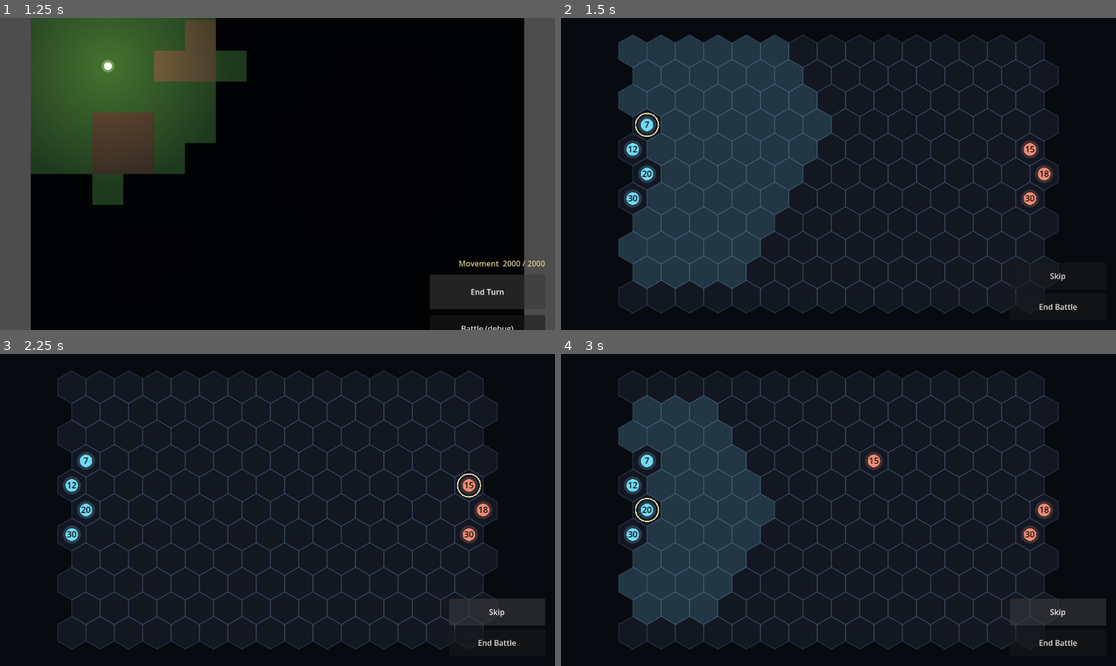
Above: before the commit, frames 1-4 (two rows, left to right).
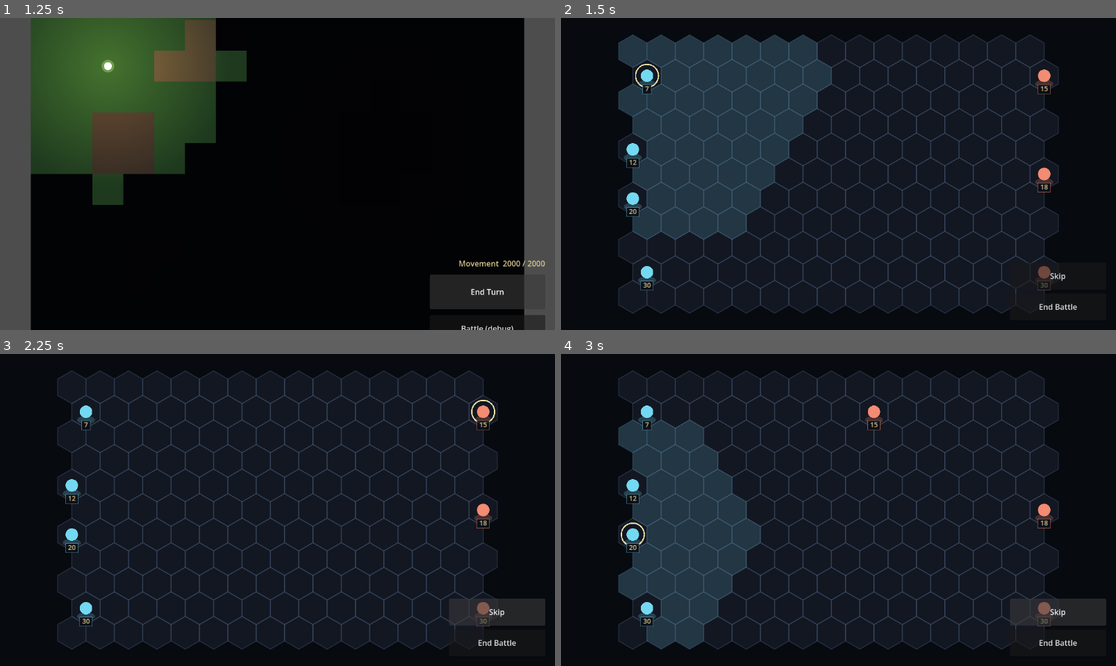
Above: after the commit, the same moments.

Repository: aweussom/noHeroes3
Game: Godot game, scene res://src/Main.tscn
The game is run twice, just before and just after one commit, with the same random seed, the same clock (stepped at 60 frames per second) and the same inputs.
Inputs:
- Up to frame 1 (1.25 s): click "End Turn" at 0.5 s
- Up to frame 2 (1.5 s): click "Battle (debug)" at 1.25 s
- Up to frame 3 (2.25 s): click "Skip" at 2 s
- Up to frame 4 (3 s): click "Skip" at 2.75 s

Frame 1 is identical in both runs. In frame 2, 8.1% of the frame differs, in the area x 10-89%, y 5-88%; in frame 3, 1.6%; in frame 4, 5.4%.

Commit message:
M4.5: real battle art — HD creature sprites + battlefield background
- tooling/build_battle_assets.py: same recipe as the hero builder
  (classic def geometry + HD pak pixels). Extracts each roster
  creature's idle group (HOLDING, group 2 per VCMI) composed on the
  classic 450x400 canvas at x2, cropped to a shared per-creature bbox,
  packed one atlas row + JSON sidecar recording the classic ground
  anchor (body centre x=197, feet y=267 — consistent across all seven
  defs and with VCMI's fixed per-hex frame offset). Also extracts the
  grass battlefield (CMBKGRMT) from the bitmap pak.
- BattleField draws stacks as anchored idle-animated sprites at
  authentic scale (classic 44px hex -> ours), enemy side mirrored
  around the anchor, soft side-coloured under-glow, HoMM3-style count
  badges in the dim warm HUD tone. Sprites first in painter's order,
  rings/badges in a second pass so nothing occludes them. Idle clock
  redraws only on frame boundaries (~6 fps), stacks phase-shifted by
  hex. Placeholder tokens remain the fresh-checkout fallback.
- BattleModel deploys stacks spread evenly down the column (HoMM3
  style) — sprites are taller than a hex, consecutive rows overlapped.
- BattleView layers the battlefield background behind the grid,
  night-dimmed via modulate (this CanvasLayer sits outside the world
  CanvasModulate), input-transparent.

Verified: assets built from both installs (7 creatures + background);
screenshot via a throwaway boot-and-battle script confirms anchoring,
mirroring, badges and the dark look; clean headless boot. Docs synced.

Co-Authored-By: Claude Fable 5 <noreply@anthropic.com>

Diff:
--- a/src/combat/BattleField.gd
+++ b/src/combat/BattleField.gd
@@ -1,21 +1,70 @@
 class_name BattleField
 extends Node2D
-## Draws the battlefield from a BattleModel: the hex grid plus a placeholder luminous token per
-## stack (side-coloured, with its creature count). Pointy-top hexes in offset rows, matching the
-## HoMM3 layout. Real HD battlefield + creature sprites replace the placeholders in M4.5; the hex
-## geometry (hex_center) stays so input/animation keep working.
+## Draws the battlefield from a BattleModel: the hex grid plus each stack as its real HD creature
+## sprite (idle animation, enemy side mirrored to face left) with a count badge and a soft
+## side-coloured under-glow. Pointy-top hexes in offset rows, matching the HoMM3 layout.
+##
+## Sprites come from assets/battle/ (tooling/build_battle_assets.py) via AssetLibrary. On a fresh
+## checkout without built assets, stacks fall back to the old luminous tokens — same rule as the
+## map's terrain and hero.
 
 const HEX_SIZE := 34.0   # centre-to-corner radius
 const PLAYER_COLOR := Color(0.45, 0.85, 0.95)   # cool teal
 const ENEMY_COLOR := Color(0.95, 0.55, 0.45)    # warm red
+const TEXT_COLOR := Color(0.85, 0.78, 0.55)     # warm, dim (HUD tone) — count badges
+
+# Classic battle hexes are 44px wide and the atlas pixels are the x2 HD scale, so this factor
+# renders creatures at their authentic size relative to our hexes (relative sizes preserved).
+const SPRITE_SCALE := sqrt(3.0) * HEX_SIZE / (44.0 * 2.0)
+const GROUND_OFFSET := HEX_SIZE * 0.5   # a creature's feet stand this far below its hex centre
+const IDLE_FRAME_TIME := 0.18           # gentle idle pace; stacks are phase-shifted, not in sync
 
 var model: BattleModel
 var active: CreatureStack            # the stack whose turn it is (gets a bright ring)
 var reachable: Array[Vector2i] = []  # hexes the active stack can move to (highlighted)
 
+# creature id -> { tex, frame_w/h, count, anchor } from the battle atlas + sidecar JSON, loaded
+# once per battle. A creature missing here draws as a fallback token.
+var _sprites: Dictionary = {}
+var _anim_time := 0.0
+var _anim_frame := 0    # global idle tick; redraw only when it advances, not every frame
+
 func set_model(new_model: BattleModel) -> void:
 	model = new_model
+	_load_sprites()
 	queue_redraw()
+
+# Resolve every creature type in the battle to its atlas texture + frame metadata (or leave it
+# out of _sprites, which means "draw the placeholder token").
+func _load_sprites() -> void:
+	_sprites.clear()
+	for stack in model.stacks:
+		var id := stack.creature.id
+		if _sprites.has(id):
+			continue
+		var tex := AssetLibrary.texture("battle.creature.%s" % id)
+		var meta_path := AssetLibrary.file_path("battle.creature.%s.frames" % id)
+		if tex == null or meta_path == "" or not FileAccess.file_exists(meta_path):
+			continue
+		var meta: Variant = JSON.parse_string(FileAccess.get_file_as_string(meta_path))
+		if typeof(meta) != TYPE_DICTIONARY:
+			continue
+		_sprites[id] = {
+			"tex": tex,
+			"frame_w": int(meta["frame_w"]), "frame_h": int(meta["frame_h"]),
+			"count": int(meta["count"]),
+			"anchor": Vector2(float(meta["anchor_x"]), float(meta["anchor_y"])),
+		}
+
+# Advance the shared idle clock; redraw only on frame boundaries (~6 fps), not every _process.
+func _process(delta: float) -> void:
+	if _sprites.is_empty():
+		return
+	_anim_time += delta
+	var frame := int(_anim_time / IDLE_FRAME_TIME)
+	if frame != _anim_frame:
+		_anim_frame = frame
+		queue_redraw()
 
 func set_highlights(active_stack: CreatureStack, reachable_hexes: Array[Vector2i]) -> void:
 	active = active_stack
@@ -57,19 +106,56 @@
 	for hex in reachable:
 		_fill_hex(hex_center(hex.x, hex.y), Color(0.45, 0.85, 0.95, 0.16))
 
-	var font := ThemeDB.fallback_font
-	for stack in model.stacks:
-		if not stack.is_alive():
-			continue
+	# Stacks, top row first so creatures on lower hexes overlap the ones behind (painter's order);
+	# then rings and badges in a second pass so no sprite can cover them.
+	var living := model.stacks.filter(func(s: CreatureStack) -> bool: return s.is_alive())
+	living.sort_custom(func(a: CreatureStack, b: CreatureStack) -> bool: return a.hex.y < b.hex.y)
+	for stack: CreatureStack in living:
+		_draw_stack(stack)
+	for stack: CreatureStack in living:
 		var c := hex_center(stack.hex.x, stack.hex.y)
 		var color := PLAYER_COLOR if stack.side == 0 else ENEMY_COLOR
-		draw_circle(c, HEX_SIZE * 0.55, Color(color.r, color.g, color.b, 0.20))  # soft halo
-		draw_circle(c, HEX_SIZE * 0.38, color)                                    # token
 		if stack == active:
 			draw_arc(c, HEX_SIZE * 0.7, 0.0, TAU, 32, Color(1.0, 0.95, 0.7, 0.95), 2.5)  # active ring
-		var label := str(stack.count)
-		var size := font.get_string_size(label, HORIZONTAL_ALIGNMENT_LEFT, -1, 18)
-		draw_string(font, c + Vector2(-size.x * 0.5, 6), label, HORIZONTAL_ALIGNMENT_LEFT, -1, 18, Color(0.05, 0.06, 0.09))
+		_draw_count_badge(stack, c, color)
+
+# One stack's creature: soft side-coloured under-glow + the sprite (or fallback token).
+func _draw_stack(stack: CreatureStack) -> void:
+	var c := hex_center(stack.hex.x, stack.hex.y)
+	var color := PLAYER_COLOR if stack.side == 0 else ENEMY_COLOR
+	var feet := c + Vector2(0.0, GROUND_OFFSET)
+
+	# A soft side-coloured pool under the creature — the luminous marker of whose it is, readable
+	# at a glance in the dark (the sprites themselves aren't tinted).
+	draw_set_transform(feet, 0.0, Vector2(1.0, 0.45))   # squash a circle into a ground ellipse
+	draw_circle(Vector2.ZERO, HEX_SIZE * 0.55, Color(color.r, color.g, color.b, 0.22))
+	draw_set_transform_matrix(Transform2D.IDENTITY)
+
+	var sprite: Dictionary = _sprites.get(stack.creature.id, {})
+	if sprite.is_empty():
+		draw_circle(c, HEX_SIZE * 0.38, color)   # fallback token (assets not built)
+	else:
+		# Idle frame for this stack, phase-shifted by hex so the field doesn't tick in unison.
+		var frame := (_anim_frame + stack.hex.x * 3 + stack.hex.y * 5) % int(sprite["count"])
+		var src := Rect2(frame * int(sprite["frame_w"]), 0, int(sprite["frame_w"]), int(sprite["frame_h"]))
+		# Pin the frame's anchor (body centre, ground line) to the hex's ground point. Classic
+		# sprites face right (the player side); mirror around the anchor for the enemy.
+		var flip := Vector2(-1.0, 1.0) if stack.side == 1 else Vector2(1.0, 1.0)
+		var anchor: Vector2 = sprite["anchor"]
+		draw_set_transform(feet, 0.0, flip)
+		draw_texture_rect_region(sprite["tex"], Rect2(-anchor * SPRITE_SCALE, src.size * SPRITE_SCALE), src)
+		draw_set_transform_matrix(Transform2D.IDENTITY)
+
+# The stack's creature count in a small dark box at the bottom of its hex — HoMM3's badge, in the
+# game's dim warm text so it reads at low brightness without glowing.
+func _draw_count_badge(stack: CreatureStack, center: Vector2, side_color: Color) -> void:
+	var font := ThemeDB.fallback_font
+	var label := str(stack.count)
+	var size := font.get_string_size(label, HORIZONTAL_ALIGNMENT_LEFT, -1, 14)
+	var box := Rect2(center + Vector2(-size.x * 0.5 - 5.0, HEX_SIZE * 0.55), Vector2(size.x + 10.0, 19.0))
+	draw_rect(box, Color(0.04, 0.05, 0.08, 0.88))
+	draw_rect(box, Color(side_color.r, side_color.g, side_color.b, 0.55), false, 1.0)
+	draw_string(font, box.position + Vector2(5.0, 14.0), label, HORIZONTAL_ALIGNMENT_LEFT, -1, 14, TEXT_COLOR)
 
 # A single hex: faint dark fill + a soft luminous outline (fits the dark, glow-on-black look).
 func _draw_hex(center: Vector2) -> void:
--- a/src/combat/BattleModel.gd
+++ b/src/combat/BattleModel.gd
@@ -28,10 +28,12 @@
 	_start_round()
 
 func _deploy(army: Array, side: int, col: int) -> void:
-	var start_row := (ROWS - army.size()) / 2   # vertically centred column of stacks
 	for i in army.size():
+		# Spread the stacks evenly down the column (HoMM3 does the same) — creature sprites are
+		# taller than a hex, so adjacent rows would overlap badly.
+		var row := roundi((i + 0.5) * ROWS / army.size() - 0.5)
 		var unit: Dictionary = army[i]
-		stacks.append(CreatureStack.new(unit["creature"], int(unit["count"]), side, Vector2i(col, start_row + i)))
+		stacks.append(CreatureStack.new(unit["creature"], int(unit["count"]), side, Vector2i(col, row)))
 
 func in_bounds(hex: Vector2i) -> bool:
 	return hex.x >= 0 and hex.x < COLS and hex.y >= 0 and hex.y < ROWS
--- a/src/combat/BattleView.gd
+++ b/src/combat/BattleView.gd
@@ -28,12 +28,30 @@
 	bg.mouse_filter = Control.MOUSE_FILTER_STOP   # eat taps so they don't reach the map underneath
 	bg.gui_input.connect(_on_field_input)
 	add_child(bg)
+	_add_background()
 
 	_field = BattleField.new()
 	add_child(_field)
 
 	_add_button("Skip", -84, func() -> void: _skip())
 	_add_button("End Battle", -20, func() -> void: finished.emit())
+
+# The real HoMM3 battlefield behind the hex grid, when the asset pipeline has built it (fresh
+# checkouts just keep the dark ColorRect). The art is bright daylight; this CanvasLayer sits
+# outside the world canvas (no CanvasModulate), so we dim it here with a cool modulate to keep
+# the dark-room look. IGNORE mouse so taps still land on the input-eating ColorRect below.
+func _add_background() -> void:
+	var tex := AssetLibrary.texture("battle.background.grass")
+	if tex == null:
+		return
+	var rect := TextureRect.new()
+	rect.texture = tex
+	rect.set_anchors_preset(Control.PRESET_FULL_RECT)
+	rect.expand_mode = TextureRect.EXPAND_IGNORE_SIZE
+	rect.stretch_mode = TextureRect.STRETCH_KEEP_ASPECT_COVERED
+	rect.modulate = Color(0.38, 0.42, 0.56)   # night-dim, faintly cool — matches the map's mood
+	rect.mouse_filter = Control.MOUSE_FILTER_IGNORE
+	add_child(rect)
 
 func _add_button(text: String, bottom_offset: float, on_press: Callable) -> void:
 	var b := Button.new()
Not shown, changed: assets/manifest.json
Not shown, changed: CLAUDE.md
Not shown, changed: PLAN.md
Not shown, changed: README.md
Not shown, added: tooling/build_battle_assets.py
